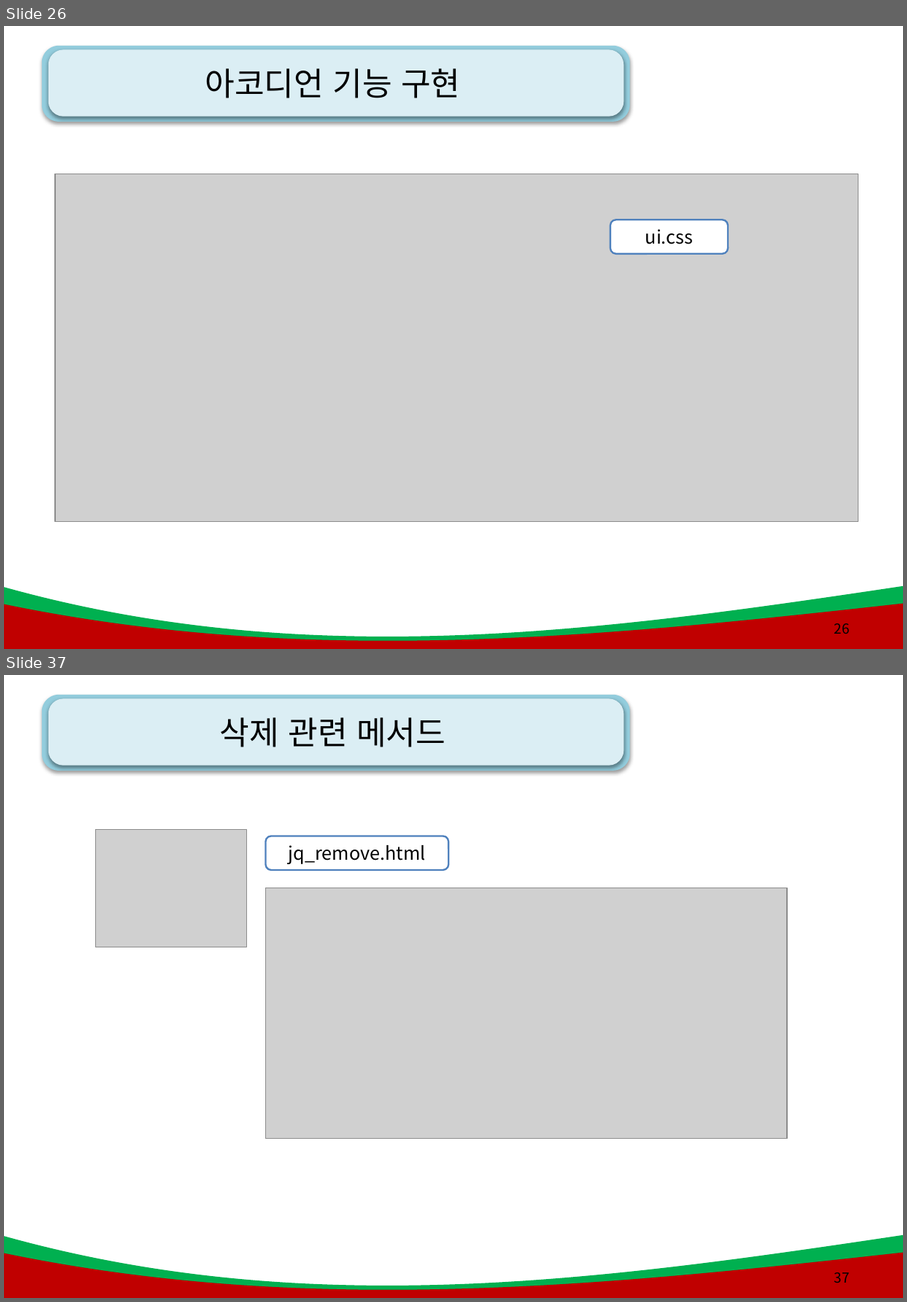
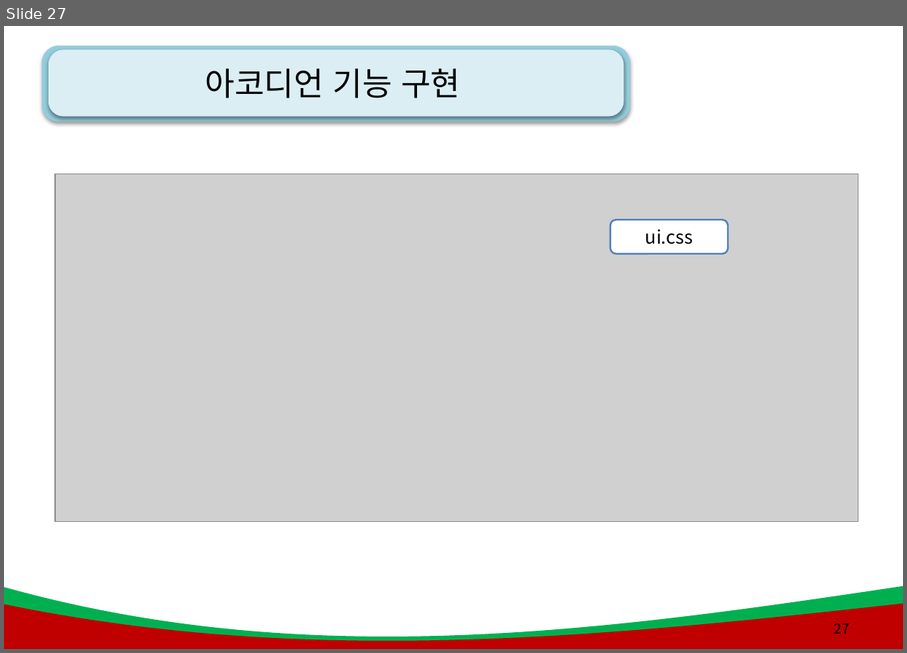
Before and after one commit to kiyongee2/green_project_web, a slide deck: js_ppt/9강. JQuery .pptx. Shown one above the other, each under a label of ours: slides 26 and 37 before the commit, slide 27 after it; the slides between them are not shown. The pictures are 907x1302 and 907x653 pixels, drawn with LibreOffice and Linux fonts; fonts in the diff are those of the drawing; grey boxes stand for pictures; background and template pictures are left out. Boxes give left, top, right and bottom in pixels: in the first picture for what was removed or moved away, otherwise in the second. Text is boxed around its words. In the diff, an @@ line names an element or a change of style, - is before the commit and + after.

```diff
--- a/js_ppt/9강. JQuery .pptx
+++ b/js_ppt/9강. JQuery .pptx
@@ slide 37 removed at (x1=4, y1=675, x2=903, y2=1298), background #FFFFFF; not listed: 4 template elements that a slide beside it also shows @@
@@ title removed at (x1=220, y1=717, x2=446, y2=747) @@
-삭제 관련 메서드
@@ picture removed at (x1=95, y1=830, x2=246, y2=947) @@
@@ rounded rectangle removed at (x1=265, y1=836, x2=449, y2=870) @@
-jq_remove.html
@@ picture removed at (x1=265, y1=887, x2=787, y2=1139) @@
@@ page number removed at (x1=835, y1=1272, x2=850, y2=1282) @@
-37
@@ what was slide 26 is now slide 27 @@
@@ page number at (x1=835, y1=623, x2=850, y2=633): text changed @@
-26
+27
```
Also in this commit, not shown: 1 slide changed, 35 other slides removed, 14 other files.
